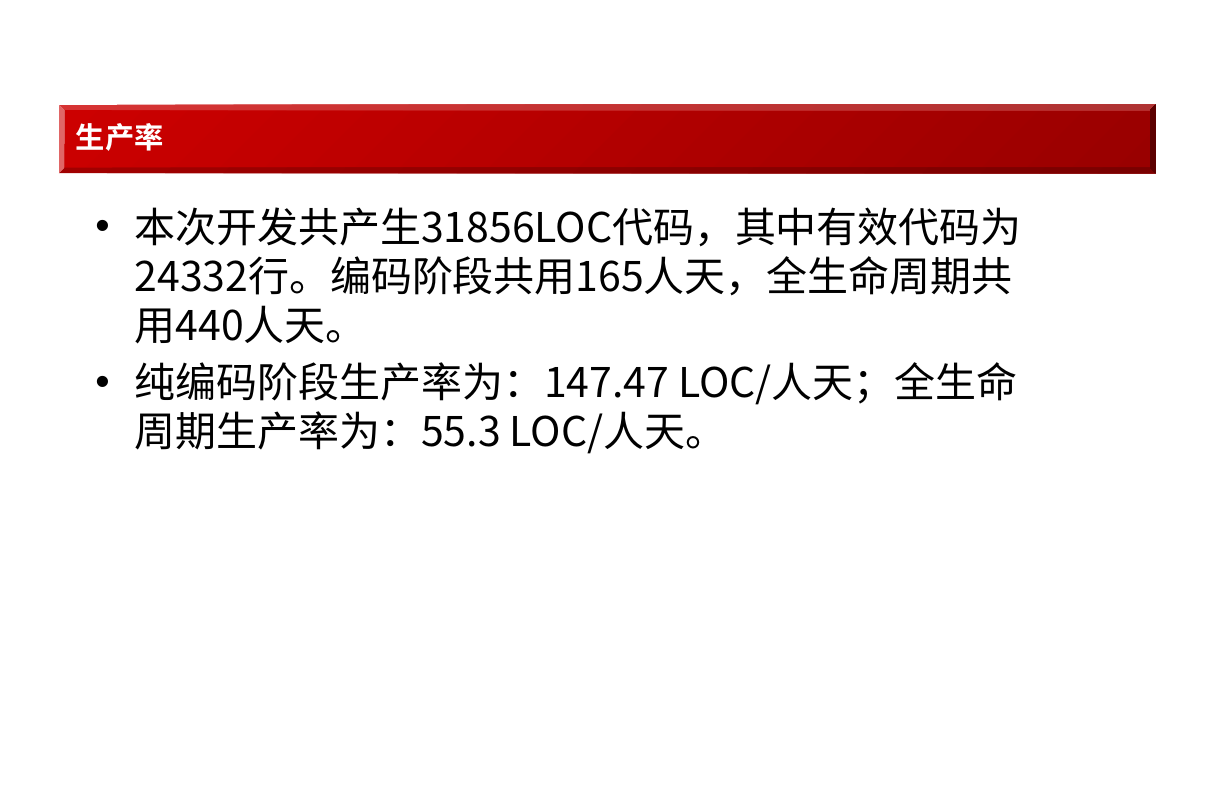
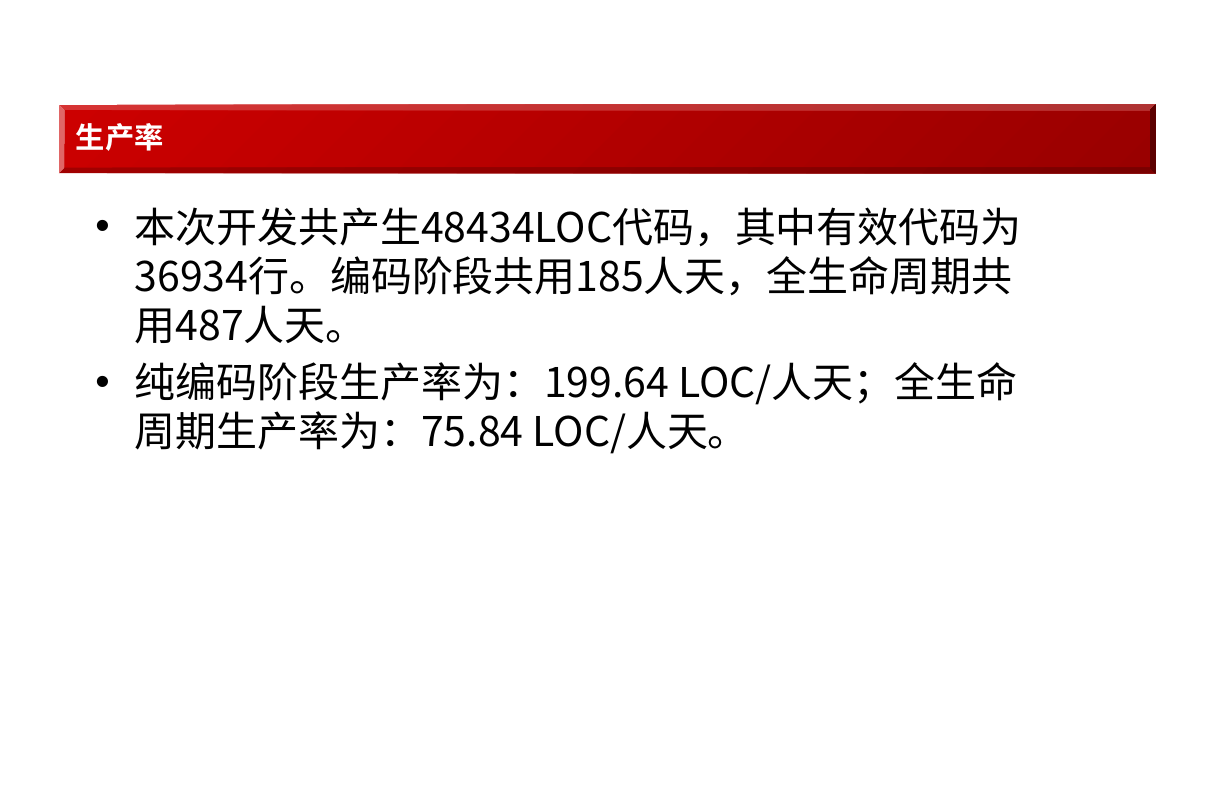
Before and after one commit to github188/doc, a slide deck: slide 8 of 3.项目资料/SSE/hisMarket/6.用户文档/行情历史数据总结报告.pptx. Drawn at 1232x790 pixels with LibreOffice and Linux fonts; fonts in the diff are those of the drawing; background and template pictures are left out. Boxes give left, top, right and bottom in pixels: in the first picture for what was removed or moved away, otherwise in the second. Text is boxed around its words. In the diff, an @@ line names an element or a change of style, - is before the commit and + after.

```diff
--- a/3.项目资料/SSE/hisMarket/6.用户文档/行情历史数据总结报告.pptx
+++ b/3.项目资料/SSE/hisMarket/6.用户文档/行情历史数据总结报告.pptx
@@ text at (x1=135, y1=207, x2=1022, y2=454): text changed @@
-• 本次开发共产生31856LOC代码，其中有效代码为24332行。编码阶段共用165人天，全生命周期共用440人天。
-• 纯编码阶段生产率为：147.47 LOC/人天；全生命周期生产率为：55.3 LOC/人天。
+• 本次开发共产生48434LOC代码，其中有效代码为36934行。编码阶段共用185人天，全生命周期共用487人天。
+• 纯编码阶段生产率为：199.64 LOC/人天；全生命周期生产率为：75.84 LOC/人天。
```
Also in this commit, not shown: 3 other slides changed, 8 slides added, 1 other file.
